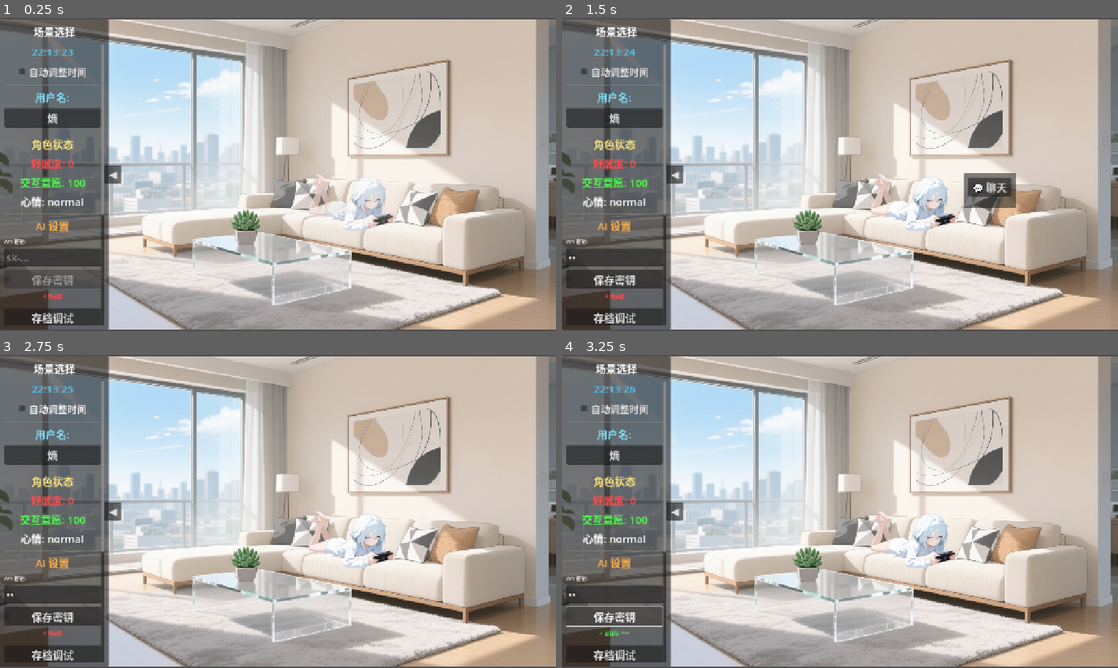
Above: before the commit, frames 1-4 (two rows, left to right).
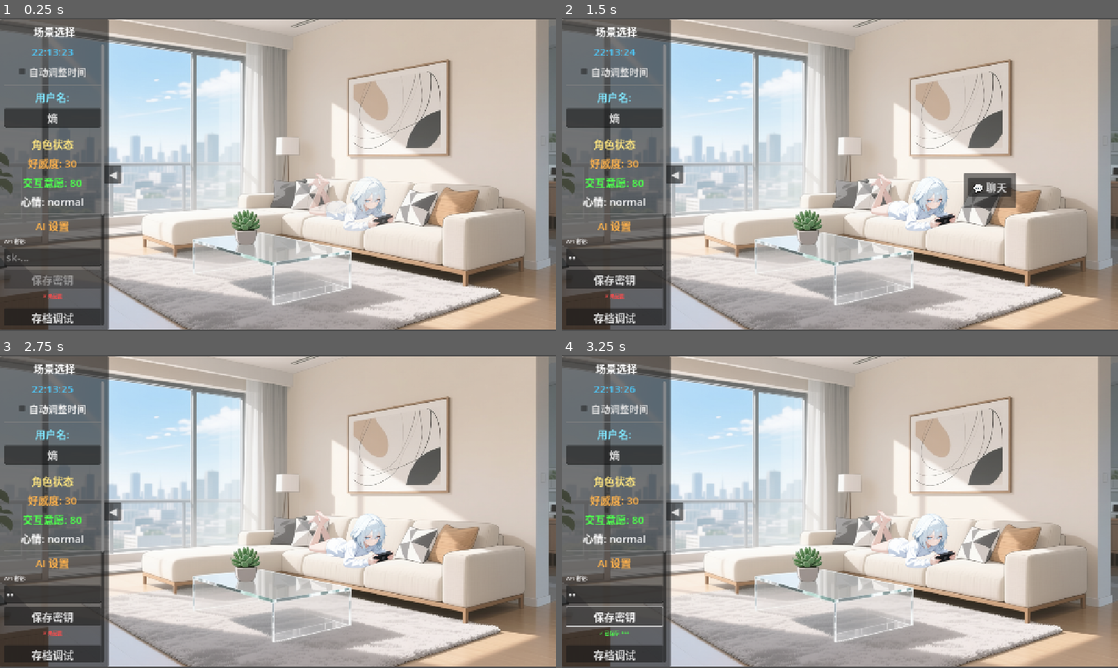
Above: after the commit, the same moments.

Repository: xhc2008/CABM-ED
Game: Godot game, scene res://scripts/main.tscn
Two runs of this game, one before a commit and one after it. Both use one fixed random seed, a clock stepped at 60 frames per second and the inputs below.
Inputs (mouse positions are in pixels of both pictures, inside the frame that each line leads up to):
- Up to frame 1 (0.25 s): no input
- Up to frame 2 (1.5 s): click (612, 255) at 0.52 s; type "12" at 0.6 s; click (912, 202) at 1.25 s
- Up to frame 3 (2.75 s): click "自动调整时间" at 2 s
- Up to frame 4 (3.25 s): click "保存密钥" at 2.75 s

The runs differ from the first frame. In frame 1, 0.5% of the frame differs, in the area x 3-16%, y 44-55%; in frame 2, 0.5%; in frame 3, 0.5%; in frame 4, 0.5%.

Commit message:
chore: 取值范围

Diff:
--- a/config/ai_config.json
+++ b/config/ai_config.json
@@ -6,7 +6,7 @@
         "temperature": 0.8,
         "top_p": 0.9,
         "timeout": 30,
-        "system_prompt": "你是{character_name}，被用户（名字叫{user_na …(187 unchanged characters)… 使用正常 的中文标点。\n\"will\": <int> 互动意愿的增量，范围-10~10。\n\"like\": <int> 好感度的增量，范围-10~10。\n当前 …(93 unchanged characters)…
+        "system_prompt": "你是{character_name}，被用户（名字叫{user_na …(187 unchanged characters)… 使用正常 的中文标点。\n\"will\": <int> 互动意愿的增量，范围-30~30。\n\"like\": <int> 好感度的增量，范围-10~10。\n当前 …(93 unchanged characters)…
     },
     "summary_model": {
         "model": "Qwen/Qwen3-8B",
--- a/config/save_data_template.json
+++ b/config/save_data_template.json
@@ -3,8 +3,8 @@
   "save_slots": {
     "slot_1": {
       "character_data": {
-        "affection": 0,
-        "reply_willingness": 100,
+        "affection": 30,
+        "reply_willingness": 80,
         "mood": "normal",
         "energy": 100,
         "trust_level": 0,
--- a/scripts/ai_service.gd
+++ b/scripts/ai_service.gd
@@ -598,7 +598,7 @@
 	if extracted_fields.has("will"):
 		var will_delta = extracted_fields.will
 		var current_will = save_mgr.get_reply_willingness()
-		var new_will = clamp(current_will + will_delta, 0, 100)
+		var new_will = clamp(current_will + will_delta, 0, 150)
 		save_mgr.set_reply_willingness(new_will)
 		print("更新互动意愿: %d -> %d (增量: %d)" % [current_will, new_will, will_delta])
 
